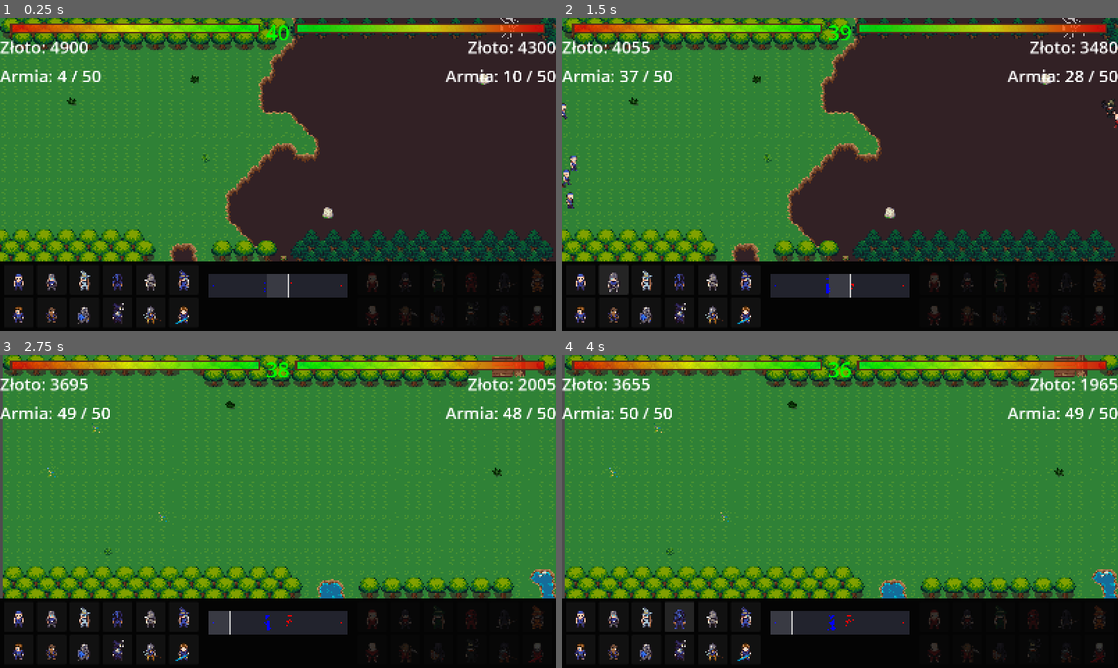
Above: before the commit, frames 1-4 (two rows, left to right).
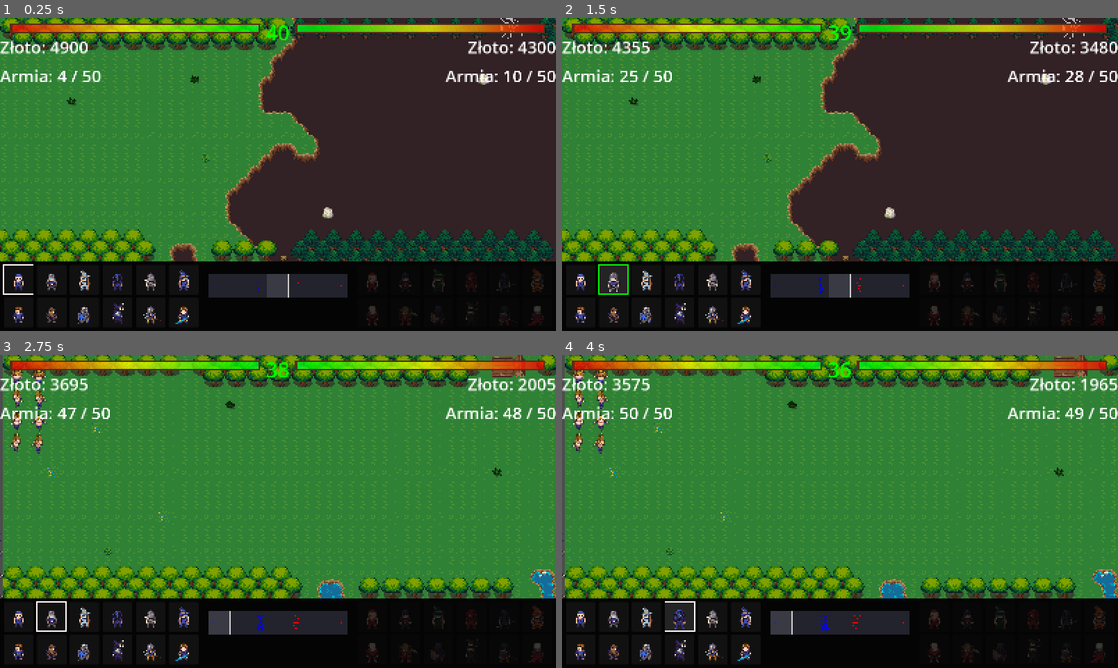
Above: after the commit, the same moments.

Repository: wojmichaluk/miragine-quest
Game: Godot game, scene res://scenes/Main.tscn
The game is run twice, just before and just after one commit, with the same random seed, the same clock (stepped at 60 frames per second) and the same inputs. The project has no main scene, so this scene is started directly. The engine's default icon, where the game draws it, is replaced by a stand-in: a white triangle on a blue panel in a dark square.
Inputs (mouse positions are in pixels of both pictures, inside the frame that each line leads up to):
- Up to frame 1 (0.25 s): no input
- Up to frame 2 (1.5 s): click (578, 280) at 0.5 s; click (612, 280) at 1.27 s
- Up to frame 3 (2.75 s): drag from (278, 624) to (38, 498) at 2.02 s
- Up to frame 4 (4 s): click (645, 617) at 2.77 s; click (678, 617) at 3.52 s

The runs differ from the first frame. In frame 1, less than 0.1% of the frame differs, in the area x 0-54%, y 78-89%; in frame 2, 0.5%; in frame 3, 0.8%; in frame 4, 0.8%, in the area x 0-54%, y 4-89%.

Commit message:
Added visual enhancements to the selected unit frame

Diff:
--- a/godot-project/scenes/Main.tscn
+++ b/godot-project/scenes/Main.tscn
@@ -536,7 +536,6 @@
 rotation = 3.1415927
 step = 0.01
 value = 100.0
-fill_mode = 1
 texture_over = ExtResource("6_nxtc6")
 texture_progress = ExtResource("6_c01mt")
 tint_progress = Color(1, 1, 1, 0.7529412)
--- a/godot-project/scenes/UnitButton.tscn
+++ b/godot-project/scenes/UnitButton.tscn
@@ -5,6 +5,19 @@
 [node name="UnitButton" type="Button" unique_id=1850882393]
 custom_minimum_size = Vector2(85, 85)
 size_flags_vertical = 0
+focus_mode = 0
 script = ExtResource("1_t3wia")
 
+[node name="SelectionFrame" type="ReferenceRect" parent="." unique_id=622310905]
+visible = false
+layout_mode = 1
+anchors_preset = 15
+anchor_right = 1.0
+anchor_bottom = 1.0
+grow_horizontal = 2
+grow_vertical = 2
+border_color = Color(1, 0.96503836, 0.9590097, 1)
+border_width = 3.0
+editor_only = false
+
 [connection signal="pressed" from="." to="." method="_on_pressed"]
--- a/godot-project/scripts/main.gd
+++ b/godot-project/scripts/main.gd
@@ -76,13 +76,13 @@
 	var player_base = base_scene.instantiate()
 	player_base.position = Vector2(-4600, 350)
 	player_base.is_player_base = true
-	player_base.get_node("Sprite2D").texture = load("res://assets/bases/player_base.png")
+	player_base.get_node("Sprite2D").texture = load("res://assets/bases/player.png")
 	add_child(player_base)
 
 	var enemy_base = base_scene.instantiate()
 	enemy_base.position = Vector2(4600, 350)
 	enemy_base.is_player_base = false
-	enemy_base.get_node("Sprite2D").texture = load("res://assets/bases/enemy_base.png")
+	enemy_base.get_node("Sprite2D").texture = load("res://assets/bases/enemy.png")
 	add_child(enemy_base)
 
 	# Connecting signals to UI
@@ -127,13 +127,9 @@
 	if not is_shopping_phase():
 		return 0
 
-	# Check if can buy unit (gold cost)
-	if not can_afford(unit_id, is_player):
+	# Check if can buy unit (afford and respect weight limit)
+	if not can_afford(unit_id, is_player) or not weight_fits(unit_id, is_player):
 		return 1
-
-	# Check if unit weight limit is respected
-	if not weight_fits(unit_id, is_player):
-		return 2
 
 	# Choosing proper unit data
 	var unit_data: Dictionary
@@ -167,7 +163,7 @@
 	new_unit.is_player = is_player
 
 	# Setting unit orientation
-	new_unit.position = Vector2(-dir * 1000, randf_range(120, 580))
+	new_unit.position = Vector2(-dir * 1500, randf_range(120, 580))
 	new_unit.direction = dir
 
 	# Setting unit attributes
@@ -206,7 +202,9 @@
 		new_unit.get_node("Sprite2D").texture = enemy_textures[unit_id]
 
 	$UnitsNode.add_child(new_unit)
-	return 3
+
+	# OK status
+	return 2
 
 
 func is_shopping_phase() -> bool:
--- a/godot-project/scripts/ui.gd
+++ b/godot-project/scripts/ui.gd
@@ -4,7 +4,10 @@
 var player_icons_textures = []
 var enemy_icons_textures = []
 var unit_button_scene = preload("res://scenes/UnitButton.tscn")
-var active_unit_id
+var active_unit_id = -1
+
+@onready var left_group = $Panel/MarginContainer/HBoxContainer/GridLeft
+@onready var right_group = $Panel/MarginContainer/HBoxContainer/GridRight
 
 # Called when the node enters the scene tree for the first time.
 func _ready() -> void:
@@ -25,22 +28,17 @@
 
 
 func create_buttons():
-	var left_group = $Panel/MarginContainer/HBoxContainer/GridLeft
-	var right_group = $Panel/MarginContainer/HBoxContainer/GridRight
-
 	for i in range(24):
 		var button = unit_button_scene.instantiate()
 		var id = (i % 12)
 		var is_player = i < 12
 
-		# Setting button data
+		# Setting button data and style options
 		button.unit_id = id
-		button.is_player_side = is_player
-
-		# Setting button style options
 		button.expand_icon = true
 		button.icon_alignment = HorizontalAlignment.HORIZONTAL_ALIGNMENT_CENTER
 		button.vertical_icon_alignment = VerticalAlignment.VERTICAL_ALIGNMENT_CENTER
+
 		var style = button.get_theme_stylebox("normal")
 		style.content_margin_left = 10
 		style.content_margin_right = 10
@@ -62,8 +60,8 @@
 
 
 func set_buttons():
-	var player_unit_buttons = $Panel/MarginContainer/HBoxContainer/GridLeft.get_children()
-	var enemy_unit_buttons = $Panel/MarginContainer/HBoxContainer/GridRight.get_children()
+	var player_unit_buttons = left_group.get_children()
+	var enemy_unit_buttons = right_group.get_children()
 
 	for button in player_unit_buttons:
 		if button is Button:
@@ -108,9 +106,22 @@
 
 
 func update_unit_selection(unit_id, spawn_delay):
+	var spawn_status = -1
+	var player_unit_buttons = left_group.get_children()
+
+	# Clear previous selection
+	if active_unit_id != -1 and active_unit_id != unit_id:
+		player_unit_buttons[active_unit_id].is_active = false
+
 	active_unit_id = unit_id
-	var spawn_status = -1
+	var button = player_unit_buttons[unit_id]
+	button.is_active = true
 
 	while spawn_status != 0 and unit_id == active_unit_id:
 		spawn_status = get_tree().current_scene.spawn_unit(unit_id, true)
+
+		# Flash if unit has been spawned
+		if spawn_status == 2:
+			button.trigger_flash(0.5 * spawn_delay)
+
 		await get_tree().create_timer(spawn_delay).timeout
--- a/godot-project/scripts/unit.gd
+++ b/godot-project/scripts/unit.gd
@@ -173,13 +173,15 @@
 	for body in bodies:
 		if body == self:
 			continue
-		elif body.is_in_group("base"):
-			base = body
-			continue
 
 		# Checking if it is an enemy
 		if (is_in_group("player") and body.is_in_group("enemy")) or \
 			(is_in_group("enemy") and body.is_in_group("player")):
+			# Checking if it is a base
+			if body.is_in_group("base"):
+				base = body
+				continue
+
 			var metric_dist = metric_distance(body)
 
 			if metric_dist < min_metric_dist:
@@ -204,7 +206,10 @@
 	var diff_x = abs(global_position.x - target.global_position.x)
 	var diff_y = abs(global_position.y - target.global_position.y)
 
-	return diff_x + 4 * diff_y
+	if attack_type == "physical":
+		return diff_x + 10 * diff_y
+	else:
+		return diff_x + diff_y
 
 
 func shifted_direction_to_target(target):
--- a/godot-project/scripts/unit_button.gd
+++ b/godot-project/scripts/unit_button.gd
@@ -2,7 +2,9 @@
 
 
 var unit_id: int
-var is_player_side: bool
+var is_active = false
+var flash_timer = 0.0
+@onready var selection_frame = $SelectionFrame
 
 # Signal to notify about active unit selection
 signal unit_selected(selected_unit_id)
@@ -14,8 +16,22 @@
 
 # Called every frame. 'delta' is the elapsed time since the previous frame.
 func _process(delta: float) -> void:
-	pass # Replace with function body.
+	# Flashing green when spawning unit
+	if is_active:
+		selection_frame.visible = true
+
+		if flash_timer > 0:
+			flash_timer -= delta
+			selection_frame.self_modulate = Color.GREEN
+		else:
+			selection_frame.self_modulate = Color.WHITE
+	else:
+		selection_frame.visible = false
 
 
 func _on_pressed():
 	unit_selected.emit(unit_id)
+
+
+func trigger_flash(duration):
+	flash_timer = duration
